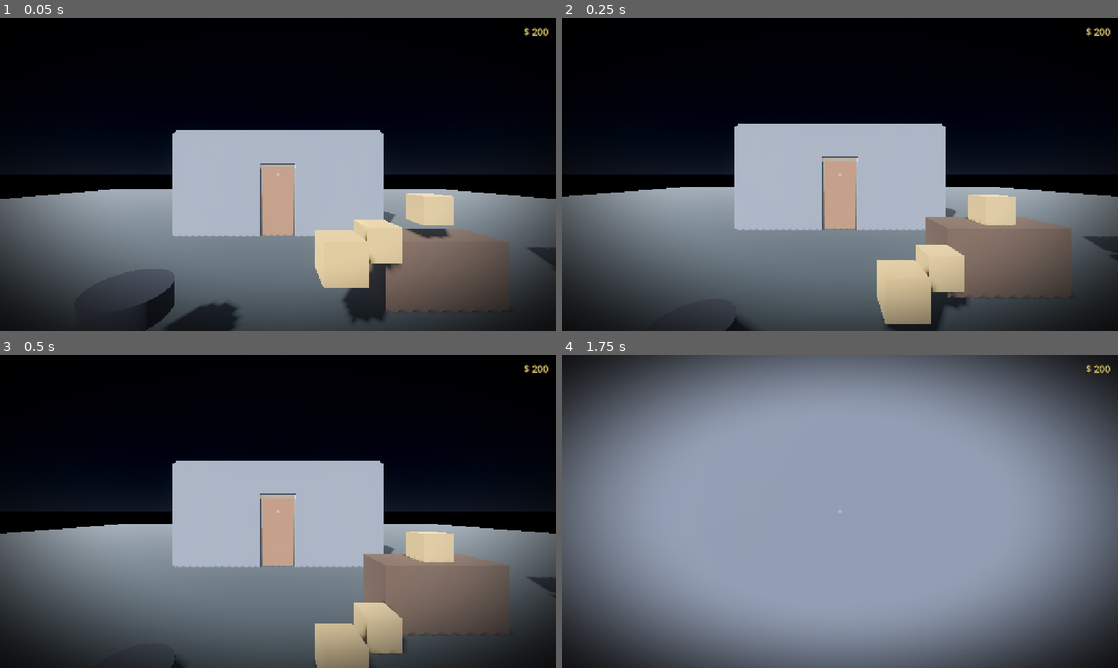
Above: before the commit, frames 1-4 (two rows, left to right).
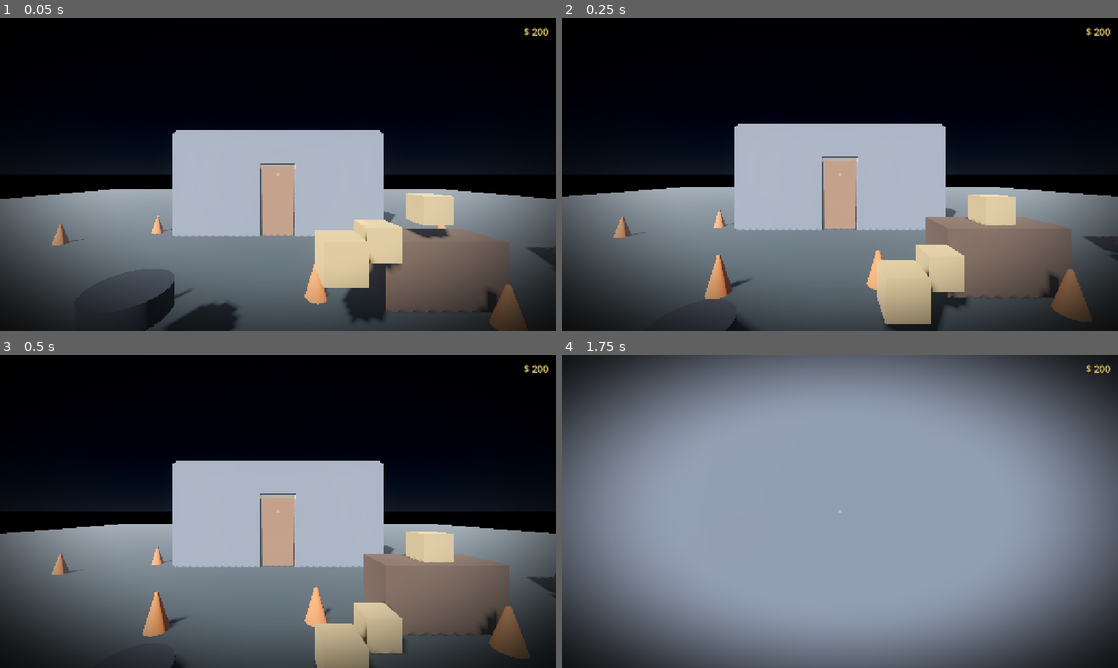
Above: after the commit, the same moments.

Repository: patrisck/mistline
Game: Godot game, scene res://scenes/world/test_map.tscn
Same seed, same stepped clock (60 frames per second), same inputs: the game is played once before the commit and once after it.
Inputs (mouse positions are in pixels of both pictures, inside the frame that each line leads up to):
- Up to frame 1 (0.05 s): no input
- Up to frame 2 (0.25 s): no input
- Up to frame 3 (0.5 s): no input
- Up to frame 4 (1.75 s): tap Enter at 0.5 s; move the mouse to (867, 511) at 0.52 s; hold Shift (sprint) 0.53-1.28 s; hold W (move_forward) from 0.53 s (still down); tap Space (jump) at 0.77, 1.52 s; move the mouse to (812, 511) at 1.27 s; click (812, 511) at 1.35 s; tap Shift (sprint) at 1.55 s

The runs differ from the first frame. In frame 1, 1.3% of the frame differs, in the area x 9-100%, y 62-100%; in frame 2, 1.6%; in frame 3, 1.8%, in the area x 9-100%, y 60-98%; in frame 4, nothing differs.

Commit message:
feat: clutch + RPM, friction-circle drift, and a drift skidpad
Godot's VehicleBody3D doesn't couple longitudinal wheelspin to lateral grip
loss, so pure engine force never breaks the rear loose. Approximate the
friction circle in script: rear grip drops as drive = throttle*abs(gear_ratio)
+ kick passes traction_break_point -> power-over drift that only happens in
low gears (big ratio), like real life. Counter-steer to hold it.

- Engine/clutch model: hold Shift = clutch (engine disconnects from wheels,
  RPM free-revs with throttle); release above clutch_kick_min_rpm to dump a
  torque + grip-loss "kick" -> clutch-kick drift. Gears (E/Q) shift with no
  clutch needed.
- RPM shown on the car HUD.
- Raised engine force (2000) and rear grip base (3.0); grip is now shed
  dynamically instead of being globally low.
- Drift skidpad (two cone rings, code-generated) added by the garage.
- Exposed the new tuning params in the debug menu ("Car" section):
  traction break point/sensitivity, drift grip factor, clutch kick strength.

Co-Authored-By: Claude Opus 4.8 <noreply@anthropic.com>

Diff:
--- a/scenes/vehicle/car.tscn
+++ b/scenes/vehicle/car.tscn
@@ -123,8 +123,8 @@
 anchor_top = 1.0
 anchor_bottom = 1.0
 offset_left = 18.0
-offset_top = -86.0
-offset_right = 170.0
+offset_top = -118.0
+offset_right = 180.0
 offset_bottom = -18.0
 grow_vertical = 0
 
@@ -140,3 +140,8 @@
 layout_mode = 2
 text = "Gear: N"
 theme_override_font_sizes/font_size = 18
+
+[node name="RPM" type="Label" parent="CarHUD/Panel/VBox"]
+layout_mode = 2
+text = "900 rpm"
+theme_override_font_sizes/font_size = 16
--- a/scenes/world/test_map.tscn
+++ b/scenes/world/test_map.tscn
@@ -12,6 +12,7 @@
 [ext_resource type="PackedScene" path="res://scenes/wine/fermenter.tscn" id="10_ferm"]
 [ext_resource type="PackedScene" path="res://scenes/wine/sales_counter.tscn" id="11_sales"]
 [ext_resource type="PackedScene" path="res://scenes/vehicle/car.tscn" id="12_car"]
+[ext_resource type="Script" path="res://scripts/vehicle/drift_track.gd" id="13_track"]
 
 [sub_resource type="ProceduralSkyMaterial" id="ProceduralSkyMaterial_1"]
 sky_top_color = Color(0.06, 0.08, 0.12, 1)
@@ -258,6 +259,10 @@
 [node name="Car" parent="." instance=ExtResource("12_car")]
 transform = Transform3D(1, 0, 0, 0, 1, 0, 0, 0, 1, 6, 0.7, 4)
 
+[node name="DriftTrack" type="Node3D" parent="."]
+transform = Transform3D(1, 0, 0, 0, 1, 0, 0, 0, 1, 0, 0, 9)
+script = ExtResource("13_track")
+
 [node name="Player" parent="." instance=ExtResource("1_player")]
 transform = Transform3D(1, 0, 0, 0, 1, 0, 0, 0, 1, 0, 0.2, 6)
 
--- a/scripts/debug_bindings.gd
+++ b/scripts/debug_bindings.gd
@@ -91,9 +91,13 @@
 	if car != null:
 		# Drift threshold: raise engine force or lower rear grip to drift more
 		# easily (in lower gears). Front grip = steering bite.
-		DebugMenu.add_float("Car", "Engine force", car, "max_engine_force", 100.0, 3000.0, 25.0)
+		DebugMenu.add_float("Car", "Engine force", car, "max_engine_force", 100.0, 4000.0, 25.0)
 		DebugMenu.add_float("Car", "Front grip", car, "front_grip", 0.5, 8.0, 0.1)
 		DebugMenu.add_float("Car", "Rear grip", car, "rear_grip", 0.5, 8.0, 0.1)
+		DebugMenu.add_float("Car", "Traction break point", car, "traction_break_point", 0.3, 3.0, 0.05)
+		DebugMenu.add_float("Car", "Traction sensitivity", car, "traction_sensitivity", 0.2, 4.0, 0.1)
+		DebugMenu.add_float("Car", "Drift grip factor", car, "drift_grip_factor", 0.1, 1.0, 0.05)
+		DebugMenu.add_float("Car", "Clutch kick strength", car, "clutch_kick_strength", 0.0, 5.0, 0.1)
 		DebugMenu.add_float("Car", "Handbrake rear grip", car, "handbrake_rear_grip", 0.1, 4.0, 0.1)
 		DebugMenu.add_float("Car", "Angular damp (anti-spin)", car, "angular_damp", 0.0, 5.0, 0.1)
 		DebugMenu.add_float("Car", "Roll influence (0=stable)", car, "roll_influence", 0.0, 1.0, 0.01)
--- a/scripts/vehicle/car.gd
+++ b/scripts/vehicle/car.gd
@@ -1,32 +1,53 @@
 extends VehicleBody3D
 class_name Car
-## Simcade RWD car with power-over drift and a third-person chase camera.
+## Simcade RWD car with physics-based drift, a clutch/RPM engine, and a
+## third-person chase camera.
 ##
-## Drift emerges from PHYSICS, not assists: torque vs rear grip. In low gears
-## the high torque (big gear ratio) overwhelms the reduced rear grip and the
-## back steps out; in high gears there isn't enough torque, so it stays
-## planted — like real life. Rear-wheel drive (traction rear, steering front).
+## Godot's VehicleBody3D doesn't couple longitudinal wheelspin to lateral grip
+## loss (the real "friction circle"), so pure engine force just accelerates and
+## never breaks the rear loose. We approximate the friction circle in script:
+## the harder the rear is driven (throttle x gear ratio, plus a clutch kick),
+## the more rear grip is shed -> power-over drift that only happens in low gears,
+## like real life. Counter-steer to hold the slide.
 ##
-## Enter/exit (click / F), manual gearbox (E up / Q down).
+## Clutch (hold Shift): disconnects the engine from the wheels and lets the revs
+## climb; release at high RPM to dump a torque "kick" that snaps the rear out.
+## Gears (E up / Q down) shift instantly (no clutch needed to shift).
+## Enter/exit: click / F.
 
 @export_group("Drivetrain")
-@export var max_engine_force: float = 1200.0
+@export var max_engine_force: float = 2000.0
 @export var max_brake: float = 5.0
 @export var max_steer: float = 0.55
 @export var steer_speed: float = 2.5
 ## index 0=Reverse, 1=Neutral, 2..=1st..5th
 @export var gear_ratios: Array[float] = [-2.8, 0.0, 2.6, 1.7, 1.2, 0.95, 0.78]
 
-@export_group("Grip (drift tuning)")
-## Front grip > rear grip so the rear breaks loose under power (RWD drift).
-@export var front_grip: float = 4.5
-@export var rear_grip: float = 2.5
-## While the handbrake is held, rear grip drops to this (locks the rear -> slide).
-## Too low (~0.5) makes it frictionless and it spins out; ~1.0-1.5 = controllable slide.
+@export_group("Engine / clutch")
+@export var idle_rpm: float = 900.0
+@export var redline_rpm: float = 7000.0
+@export var rev_up_rate: float = 9000.0      # rpm/s while free-revving (clutch in)
+@export var rev_down_rate: float = 5000.0
+@export var rpm_per_speed: float = 150.0     # engaged rpm from speed x gear
+## Release the clutch above this RPM to get a kick.
+@export var clutch_kick_min_rpm: float = 3500.0
+## Torque/grip-loss burst multiplier on a clutch kick.
+@export var clutch_kick_strength: float = 2.5
+## How long the kick lasts (seconds).
+@export var clutch_kick_time: float = 0.5
+
+@export_group("Grip / drift")
+@export var front_grip: float = 4.0
+@export var rear_grip: float = 3.0
+## Rear grip while the handbrake is held (locks the rear -> slide).
 @export var handbrake_rear_grip: float = 1.1
-## Wheel roll torque. LOWER = more roll-stable (0 = won't tip); higher = leans/tips.
+## Above this "drive" (throttle x gear ratio + kick) the rear starts losing grip.
+@export var traction_break_point: float = 1.3
+## How fast grip is lost past the break point.
+@export var traction_sensitivity: float = 1.2
+## Rear grip multiplier when fully broken loose (friction-circle approximation).
+@export var drift_grip_factor: float = 0.35
 @export var roll_influence: float = 0.0
-## Suspension stiffness (N/mm). Higher = less sag/less body movement.
 @export var suspension_stiffness: float = 150.0
 
 @export_group("Chase camera")
@@ -39,6 +60,9 @@
 var _driver: Node = null
 var _gear: int = 1
 var _steer: float = 0.0
+var _rpm: float = 900.0
+var _kick: float = 0.0
+var _clutch_prev: bool = false
 var _cam_pos: Vector3 = Vector3.ZERO
 
 @onready var _camera: Camera3D = $ChaseCamera
@@ -46,6 +70,7 @@
 @onready var _hud: CanvasLayer = $CarHUD
 @onready var _speed_label: Label = $CarHUD/Panel/VBox/Speed
 @onready var _gear_label: Label = $CarHUD/Panel/VBox/Gear
+@onready var _rpm_label: Label = $CarHUD/Panel/VBox/RPM
 @onready var _front_wheels: Array = [$WheelFL, $WheelFR]
 @onready var _rear_wheels: Array = [$WheelRL, $WheelRR]
 
@@ -53,7 +78,8 @@
 func _ready() -> void:
 	add_to_group("interactable")
 	_hud.visible = false
-	_apply_grip(false)
+	_rpm = idle_rpm
+	_apply_grip(0.0, false)
 
 
 func get_prompt() -> String:
@@ -109,16 +135,23 @@
 	var brake_in := Input.get_action_strength("move_back")
 	var steer_in := Input.get_action_strength("move_left") - Input.get_action_strength("move_right")
 	var handbrake := Input.is_action_pressed("jump")
-
-	# Handbrake drops rear grip (locks the rear -> slide). Also keeps grip in
-	# sync with live-tuned values from the debug menu.
-	_apply_grip(handbrake)
-
-	# Sign flipped: the car's front (wheels/camera) is at -Z, but
-	# VehicleBody3D's positive engine_force pushes toward +Z.
-	engine_force = -throttle * max_engine_force * gear_ratios[_gear]
+	var clutch := Input.is_action_pressed("sprint")
+
+	_update_rpm(delta, throttle, clutch)
+	_update_kick(delta, clutch)
+	_apply_grip(throttle, handbrake)
+
+	if clutch:
+		engine_force = 0.0  # clutch disengaged: no power to the wheels
+	else:
+		# Torque rises with RPM (weak just off idle, strong up top).
+		var rpm_factor := clampf(0.45 + 0.55 * (_rpm - idle_rpm) / (5000.0 - idle_rpm), 0.45, 1.0)
+		var drive := throttle * max_engine_force * gear_ratios[_gear] * rpm_factor
+		var kick := _kick * clutch_kick_strength * max_engine_force * gear_ratios[_gear]
+		# Sign flipped: car front is at -Z, positive engine_force pushes +Z.
+		engine_force = -(drive + kick)
+
 	brake = brake_in * max_brake
-
 	_steer = move_toward(_steer, steer_in * max_steer, steer_speed * delta)
 	steering = _steer
 	_update_hud()
@@ -130,15 +163,51 @@
 
 
 # --------------------------------------------------------------------------
-# Grip / drift
-# --------------------------------------------------------------------------
-
-func _apply_grip(handbrake: bool) -> void:
+# Engine / clutch
+# --------------------------------------------------------------------------
+
+func _update_rpm(delta: float, throttle: float, clutch: bool) -> void:
+	var target: float
+	if clutch or _gear == 1:
+		# Free-revving: throttle controls the RPM directly.
+		target = lerpf(idle_rpm, redline_rpm, throttle)
+	else:
+		# Engaged: RPM follows road speed through the current gear.
+		var speed := linear_velocity.length()
+		target = clampf(idle_rpm + speed * absf(gear_ratios[_gear]) * rpm_per_speed, idle_rpm, redline_rpm)
+	var rate := rev_up_rate if target > _rpm else rev_down_rate
+	_rpm = move_toward(_rpm, target, rate * delta)
+
+
+func _update_kick(delta: float, clutch: bool) -> void:
+	# On clutch release above the threshold, snap in a kick proportional to RPM.
+	if _clutch_prev and not clutch and _rpm > clutch_kick_min_rpm:
+		_kick = clampf((_rpm - clutch_kick_min_rpm) / (redline_rpm - clutch_kick_min_rpm), 0.0, 1.0)
+	_clutch_prev = clutch
+	_kick = move_toward(_kick, 0.0, delta / maxf(clutch_kick_time, 0.01))
+
+
+# --------------------------------------------------------------------------
+# Grip / drift (friction-circle approximation)
+# --------------------------------------------------------------------------
+
+func _apply_grip(throttle: float, handbrake: bool) -> void:
 	for w in _front_wheels:
 		w.wheel_friction_slip = front_grip
 		w.wheel_roll_influence = roll_influence
 		w.suspension_stiffness = suspension_stiffness
-	var rg := handbrake_rear_grip if handbrake else rear_grip
+
+	var rg: float
+	if handbrake:
+		rg = handbrake_rear_grip
+	else:
+		# The harder the rear is driven, the more grip it sheds. In low gears
+		# the big ratio pushes "drive" past the break point -> the rear slides;
+		# in high gears it stays under -> the rear grips.
+		var drive := throttle * absf(gear_ratios[_gear]) + _kick * clutch_kick_strength
+		var loss := clampf((drive - traction_break_point) * traction_sensitivity, 0.0, 1.0)
+		rg = lerpf(rear_grip, rear_grip * drift_grip_factor, loss)
+
 	for w in _rear_wheels:
 		w.wheel_friction_slip = rg
 		w.wheel_roll_influence = roll_influence
@@ -168,7 +237,6 @@
 
 
 func _update_camera(delta: float) -> void:
-	# Frame-rate independent smoothing.
 	var t := 1.0 - exp(-cam_follow_speed * delta)
 	_cam_pos = _cam_pos.lerp(_cam_target(), t)
 	_camera.global_position = _cam_pos
@@ -182,6 +250,8 @@
 func _update_hud() -> void:
 	_speed_label.text = "%d km/h" % int(linear_velocity.length() * 3.6)
 	_gear_label.text = "Gear: %s" % _gear_name()
+	var clutch_tag := "  [CLUTCH]" if Input.is_action_pressed("sprint") else ""
+	_rpm_label.text = "%d rpm%s" % [int(_rpm), clutch_tag]
 
 
 func _gear_name() -> String:
--- /dev/null
+++ b/scripts/vehicle/drift_track.gd
@@ -0,0 +1,36 @@
+extends Node3D
+## Simple drift practice track: a skidpad — two concentric rings of cones
+## marking a circular lane to hold a sustained drift / do donuts around.
+## Cones are visual-only markers (no collision), generated in code.
+
+@export var inner_radius: float = 6.0
+@export var outer_radius: float = 10.0
+@export var cone_spacing: float = 2.2   # approx meters between cones
+@export var cone_color: Color = Color(0.95, 0.45, 0.1)
+
+
+func _ready() -> void:
+	_ring(inner_radius)
+	_ring(outer_radius)
+
+
+func _ring(radius: float) -> void:
+	var count := maxi(6, int(round(TAU * radius / cone_spacing)))
+	for i in count:
+		var a := TAU * float(i) / float(count)
+		var cone := _make_cone()
+		add_child(cone)
+		cone.position = Vector3(cos(a) * radius, 0.25, sin(a) * radius)
+
+
+func _make_cone() -> MeshInstance3D:
+	var m := MeshInstance3D.new()
+	var mesh := CylinderMesh.new()
+	mesh.top_radius = 0.02
+	mesh.bottom_radius = 0.16
+	mesh.height = 0.5
+	m.mesh = mesh
+	var mat := StandardMaterial3D.new()
+	mat.albedo_color = cone_color
+	m.material_override = mat
+	return m
Not shown: 1 places in scenes/world/test_map.tscn that only renumber resources
Not shown, added: scripts/vehicle/drift_track.gd.uid
Not shown, changed: README.md
